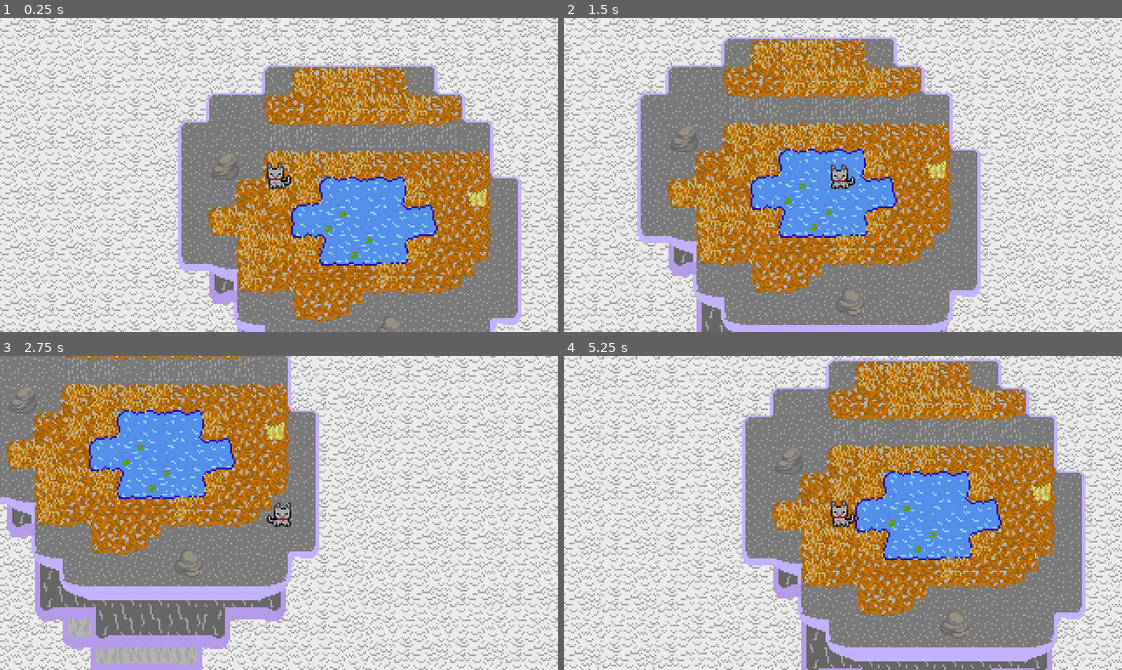
Above: before the commit, frames 1-4 (two rows, left to right).
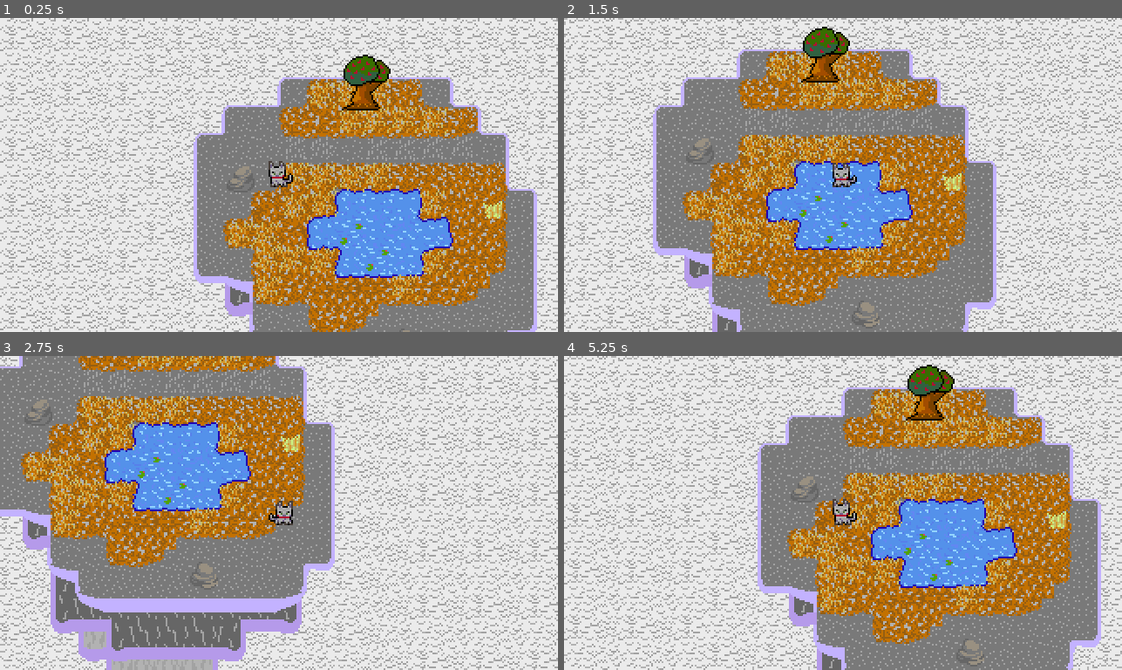
Above: after the commit, the same moments.

Repository: Tsunami014/SkyIslands
Game: Godot game, scene res://Main.tscn
The game is run twice, just before and just after one commit, with the same random seed, the same clock (stepped at 60 frames per second) and the same inputs.
Inputs:
- Up to frame 1 (0.25 s): no input
- Up to frame 2 (1.5 s): tap Enter at 0.5 s; hold Right (move_right) 0.53-1.28 s; tap Alt at 0.6 s; hold Down (move_down) from 1.28 s (still down); tap Shift at 1.35 s
- Up to frame 3 (2.75 s): release Down (move_down) at 2.03 s; hold Right (move_right) from 2.03 s (still down); tap Alt at 2.1 s
- Up to frame 4 (5.25 s): release Right (move_right) at 2.78 s; hold Up (move_up) 2.78-3.53 s; tap Shift at 2.85, 4.35 s; hold Left (move_left) 3.53-5.03 s; tap Alt at 3.6, 5.1 s; hold Down (move_down) from 5.03 s (still down)

The runs differ from the first frame. In frame 1, 52% of the frame differs, in the area x 0-100%, y 0-100%; in frame 2, 52%; in frame 3, 52%; in frame 4, 57%.

Commit message:
Added a collectable! (collecting not implemented yet tho)

Diff:
--- a/game/Main.tscn
+++ b/game/Main.tscn
@@ -1,10 +1,19 @@
-[gd_scene load_steps=12 format=3 uid="uid://bhnednmpbc5cx"]
+[gd_scene load_steps=16 format=3 uid="uid://bhnednmpbc5cx"]
 
 [ext_resource type="Texture2D" uid="uid://u2axh15ykh4q" path="res://assets/tileset.png" id="1_uu6xs"]
 [ext_resource type="Texture2D" uid="uid://t0evi82ilswy" path="res://map/simplified/Level_0/_composite.png" id="2_r0du0"]
 [ext_resource type="Script" uid="uid://c0ynf81rkfbyt" path="res://player.gd" id="3_cm0pq"]
 [ext_resource type="Texture2D" uid="uid://dpgiaf1dx7oxb" path="res://assets/player.png" id="4_fos0i"]
+[ext_resource type="Texture2D" uid="uid://crlx114upnysu" path="res://assets/decor.png" id="4_lgr22"]
+[ext_resource type="Shader" uid="uid://d2g06mw6eeycg" path="res://outline.gdshader" id="5_03owx"]
 [ext_resource type="Script" uid="uid://knrt8ut8vw04" path="res://map.gd" id="5_fos0i"]
+[ext_resource type="Script" uid="uid://c1lmjrh4mkv4c" path="res://collect.gd" id="5_trn2v"]
+
+[sub_resource type="ShaderMaterial" id="ShaderMaterial_wkp8b"]
+shader = ExtResource("5_03owx")
+shader_parameter/outline_color = Color(0, 0, 0, 1)
+shader_parameter/blink_color = Color(1, 1, 1, 1)
+shader_parameter/blink_time_scale = 0.0
 
 [sub_resource type="AtlasTexture" id="AtlasTexture_3dxm6"]
 atlas = ExtResource("4_fos0i")
@@ -52,18 +61,38 @@
 
 [node name="Node2D" type="Node2D"]
 
-[node name="Parallax2D" type="Parallax2D" parent="."]
+[node name="CloudBg" type="Parallax2D" parent="."]
 repeat_size = Vector2(32, 32)
 repeat_times = 25
 
-[node name="Sprite2D" type="Sprite2D" parent="Parallax2D"]
+[node name="Sprite2D" type="Sprite2D" parent="CloudBg"]
 texture = ExtResource("1_uu6xs")
 region_enabled = true
 region_rect = Rect2(0, 0, 32, 32)
 
-[node name="Composite" type="Sprite2D" parent="."]
+[node name="Island1" type="StaticBody2D" parent="."]
+
+[node name="Image" type="Sprite2D" parent="Island1"]
 position = Vector2(128, 128)
 texture = ExtResource("2_r0du0")
+
+[node name="Collision" type="CollisionPolygon2D" parent="Island1"]
+script = ExtResource("5_fos0i")
+csv_path = "res://map/simplified/Level_0/TopTiles.csv"
+
+[node name="Tree2" type="Area2D" parent="Island1"]
+position = Vector2(127, 18)
+script = ExtResource("5_trn2v")
+
+[node name="Img" type="Sprite2D" parent="Island1/Tree2"]
+material = SubResource("ShaderMaterial_wkp8b")
+texture = ExtResource("4_lgr22")
+region_enabled = true
+region_rect = Rect2(0, 0, 32, 32)
+
+[node name="Collision" type="CollisionPolygon2D" parent="Island1/Tree2"]
+position = Vector2(-1, 0)
+polygon = PackedVector2Array(-6, 3, -7, 10, -13, 17, 13, 17, 8, 6, 18, -2, 18, -9, 7, -17, -2, -17, -11, -10, -11, -2)
 
 [node name="Player" type="CharacterBody2D" parent="."]
 position = Vector2(80, 70)
@@ -73,16 +102,12 @@
 [node name="AnimatedSprite2D" type="AnimatedSprite2D" parent="Player"]
 sprite_frames = SubResource("SpriteFrames_wkp8b")
 animation = &"Idle"
-centered = false
 
 [node name="CollisionShape2D" type="CollisionShape2D" parent="Player"]
 shape = SubResource("RectangleShape2D_20pc6")
 
 [node name="Camera2D" type="Camera2D" parent="Player"]
-offset = Vector2(8, 8)
+position = Vector2(-1, 1)
 
-[node name="StaticBody2D" type="StaticBody2D" parent="."]
-
-[node name="CollisionPolygon2D" type="CollisionPolygon2D" parent="StaticBody2D"]
-script = ExtResource("5_fos0i")
-csv_path = "res://map/simplified/Level_0/TopTiles.csv"
+[connection signal="body_entered" from="Island1/Tree2" to="Island1/Tree2" method="_on_body_entered"]
+[connection signal="body_exited" from="Island1/Tree2" to="Island1/Tree2" method="_on_body_exited"]
--- /dev/null
+++ b/game/collect.gd
@@ -0,0 +1,20 @@
+extends Area2D
+
+func _on_body_entered(body):
+	if body is Player:
+		_setColour(Color(0.549, 0.563, 0.0, 1.0))
+func _on_body_exited(body):
+	if body is Player:
+		_setColour(Color(0.0, 0.0, 0.0, 1.0))
+
+func _setColour(col: Color):
+	var material = $Img.material
+	if material is ShaderMaterial:
+		material.set_shader_parameter("outline_color", col)
+
+func _ready() -> void:
+	pass
+
+
+func _process(_delta: float) -> void:
+	pass
--- a/game/map.gd
+++ b/game/map.gd
@@ -34,11 +34,10 @@
 	return merged
 
 func get_tile_poly(x, y) -> PackedVector2Array:
-	var offset = Vector2(8, 8)
-	var tl = Vector2(x,   y)   * 16 - offset
-	var tr = Vector2(x+1, y)   * 16 - offset
-	var br = Vector2(x+1, y+1) * 16 - offset
-	var bl = Vector2(x,   y+1) * 16 - offset
+	var tl = Vector2(x,   y)   * 16
+	var tr = Vector2(x+1, y)   * 16
+	var br = Vector2(x+1, y+1) * 16
+	var bl = Vector2(x,   y+1) * 16
 
 	return PackedVector2Array([tl, tr, br, bl])
 
--- /dev/null
+++ b/game/outline.gdshader
@@ -0,0 +1,18 @@
+// Modified slightly from https://godotshaders.com/shader/lightweight-pixel-perfect-outline/ !
+shader_type canvas_item;
+uniform vec4 outline_color : source_color = vec4(1.0);
+//Blinking modulates the base color.
+//Set blink_time_scale to 0 if you don't want blinking.
+uniform vec4 blink_color : source_color = vec4(1.0);
+uniform float blink_time_scale : hint_range(0.0, 10.0, 0.1) = 0.0;
+
+void fragment() {
+	vec2 pixel_size = TEXTURE_PIXEL_SIZE;
+	bool within = texture(TEXTURE, UV + pixel_size * vec2(1.0, 0.0)).a > 0.0;
+	within = within || texture(TEXTURE, UV + pixel_size * vec2(0.0, -1.0)).a > 0.0;
+	within = within || texture(TEXTURE, UV + pixel_size * vec2(0.0, 1.0)).a > 0.0;
+	within = within || texture(TEXTURE, UV + pixel_size * vec2(-1.0, 0.0)).a > 0.0;
+	bool outline = within && texture(TEXTURE, UV).a == 0.0;
+	COLOR = mix(COLOR, COLOR * blink_color, 0.5 - 0.5 * cos(TIME * blink_time_scale));
+	COLOR = float(!outline) * COLOR + float(outline) * outline_color;
+}
--- a/game/player.gd
+++ b/game/player.gd
@@ -1,4 +1,5 @@
 extends CharacterBody2D
+class_name Player
 
 @export var speed = 80 # pixels/sec
 
@@ -6,7 +7,7 @@
 	pass
 
 func _physics_process(_delta):
-	var input_dir = Input.get_vector("ui_left", "ui_right", "ui_up", "ui_down")
+	var input_dir = Input.get_vector("move_left", "move_right", "move_up", "move_down")
 	velocity = input_dir * speed
 
 	if velocity.length() > 0:
--- a/game/project.godot
+++ b/game/project.godot
@@ -32,21 +32,33 @@
 move_up={
 "deadzone": 0.2,
 "events": [Object(InputEventKey,"resource_local_to_scene":false,"resource_name":"","device":-1,"window_id":0,"alt_press …(195 unchanged characters)…
+, Object(InputEventKey,"resource_local_to_scene":false,"resource_name":"","device":-1,"window_id":0,"alt_pressed":false,"shift_pressed":false,"ctrl_pressed":false,"meta_pressed":false,"pressed":false,"keycode":0,"physical_keycode":87,"key_label":0,"unicode":119,"location":0,"echo":false,"script":null)
+, Object(InputEventJoypadMotion,"resource_local_to_scene":false,"resource_name":"","device":-1,"axis":1,"axis_value":-1.0,"script":null)
+, Object(InputEventJoypadButton,"resource_local_to_scene":false,"resource_name":"","device":-1,"button_index":11,"pressure":0.0,"pressed":false,"script":null)
 ]
 }
 move_down={
 "deadzone": 0.2,
 "events": [Object(InputEventKey,"resource_local_to_scene":false,"resource_name":"","device":-1,"window_id":0,"alt_press …(195 unchanged characters)…
+, Object(InputEventKey,"resource_local_to_scene":false,"resource_name":"","device":-1,"window_id":0,"alt_pressed":false,"shift_pressed":false,"ctrl_pressed":false,"meta_pressed":false,"pressed":false,"keycode":0,"physical_keycode":83,"key_label":0,"unicode":115,"location":0,"echo":false,"script":null)
+, Object(InputEventJoypadMotion,"resource_local_to_scene":false,"resource_name":"","device":-1,"axis":1,"axis_value":1.0,"script":null)
+, Object(InputEventJoypadButton,"resource_local_to_scene":false,"resource_name":"","device":-1,"button_index":12,"pressure":0.0,"pressed":false,"script":null)
 ]
 }
 move_left={
 "deadzone": 0.2,
 "events": [Object(InputEventKey,"resource_local_to_scene":false,"resource_name":"","device":-1,"window_id":0,"alt_press …(195 unchanged characters)…
+, Object(InputEventKey,"resource_local_to_scene":false,"resource_name":"","device":-1,"window_id":0,"alt_pressed":false,"shift_pressed":false,"ctrl_pressed":false,"meta_pressed":false,"pressed":false,"keycode":0,"physical_keycode":65,"key_label":0,"unicode":97,"location":0,"echo":false,"script":null)
+, Object(InputEventJoypadMotion,"resource_local_to_scene":false,"resource_name":"","device":-1,"axis":0,"axis_value":-1.0,"script":null)
+, Object(InputEventJoypadButton,"resource_local_to_scene":false,"resource_name":"","device":-1,"button_index":13,"pressure":0.0,"pressed":false,"script":null)
 ]
 }
 move_right={
 "deadzone": 0.2,
 "events": [Object(InputEventKey,"resource_local_to_scene":false,"resource_name":"","device":-1,"window_id":0,"alt_press …(195 unchanged characters)…
+, Object(InputEventKey,"resource_local_to_scene":false,"resource_name":"","device":-1,"window_id":0,"alt_pressed":false,"shift_pressed":false,"ctrl_pressed":false,"meta_pressed":false,"pressed":false,"keycode":0,"physical_keycode":68,"key_label":0,"unicode":100,"location":0,"echo":false,"script":null)
+, Object(InputEventJoypadMotion,"resource_local_to_scene":false,"resource_name":"","device":-1,"axis":0,"axis_value":1.0,"script":null)
+, Object(InputEventJoypadButton,"resource_local_to_scene":false,"resource_name":"","device":-1,"button_index":14,"pressure":0.0,"pressed":false,"script":null)
 ]
 }
 
Binary file added: game/assets/decor.aseprite
Binary file added: game/assets/decor.png
Not shown, added: game/assets/decor.png.import
Binary file added: game/assets/items.aseprite
Binary file added: game/assets/items.png
Not shown, added: game/assets/items.png.import
Not shown, added: game/collect.gd.uid
Not shown, added: game/outline.gdshader.uid
Not shown, changed: journal.md
